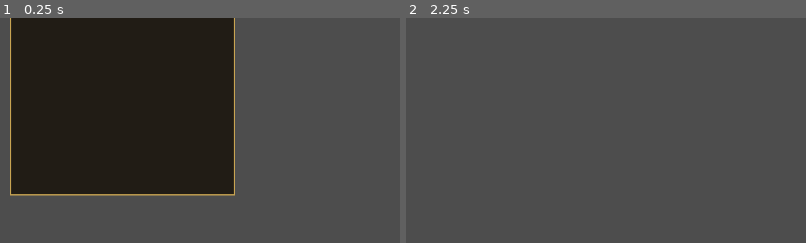
Above: before the commit, frames 1-2 (left to right).
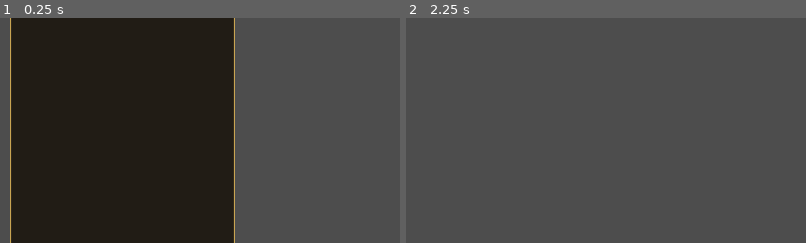
Above: after the commit, the same moments.

Repository: kevin840307/SGTest
Game: Godot game, scene res://app/main.tscn
Two runs of this game, one before a commit and one after it. Both use one fixed random seed, a clock stepped at 60 frames per second and the inputs below.
Inputs:
- Up to frame 1 (0.25 s): no input
- Up to frame 2 (2.25 s): click "地圖 15" at 0.5 s; click "地圖 13" at 1.25 s; click "登入／連線" at 2 s
The pictures show only the part of the screen within x 0-50%, y 50-100%; the shares and areas given below are measured in that part.

The runs differ from the first frame. In frame 1, 12% of the frame differs, in the area x 2-59%, y 78-100%; in frame 2, nothing differs.

Commit message:
feat(ui): add in-game character creation to login panel

Diff:
--- a/client/ui/session_panel.gd
+++ b/client/ui/session_panel.gd
@@ -20,6 +20,10 @@
 var logout_button := Button.new()
 var characters := OptionButton.new()
 var choose_button := Button.new()
+var character_name_input := LineEdit.new()
+var character_slot_input := SpinBox.new()
+var create_character_button := Button.new()
+var character_create_status := Label.new()
 var respawn_button := Button.new()
 var skill_hint := Label.new()
 var skill_id_input := SpinBox.new()
@@ -85,6 +89,15 @@
 	login_button.text = "登入"
 	logout_button.text = "登出／取消"
 	choose_button.text = "進入世界"
+	character_name_input.placeholder_text = "新角色名稱"
+	character_name_input.max_length = 24
+	character_slot_input.min_value = 0
+	character_slot_input.max_value = 7
+	character_slot_input.step = 1
+	character_slot_input.value = 0
+	create_character_button.text = "建立角色"
+	character_create_status.autowrap_mode = TextServer.AUTOWRAP_WORD_SMART
+	character_create_status.text = ""
 	inventory_button.text = "背包"
 	inventory_button.visible = false
 	inventory_button.focus_mode = Control.FOCUS_NONE
@@ -126,11 +139,13 @@
 	skill_area_button.text = "施放自身中心範圍技能"
 	skill_area_button.focus_mode = Control.FOCUS_NONE
 	skill_status.autowrap_mode = TextServer.AUTOWRAP_WORD_SMART
-	for control in [login_button,characters,choose_button,respawn_button,skill_hint,skill_id_input …(307 unchanged characters)…
+	for control in [login_button,characters,choose_button,character_name_input,character_slot_input,create_character_button,character_create_status,respawn_button,skill_hint,skill_id_input …(307 unchanged characters)…
 		column.add_child(control)
 	login_button.pressed.connect(login)
 	password_input.text_submitted.connect(func(_text): login())
 	choose_button.pressed.connect(choose)
+	create_character_button.pressed.connect(create_character)
+	character_name_input.text_submitted.connect(func(_text): create_character())
 	respawn_button.pressed.connect(request_respawn)
 	skill_area_button.pressed.connect(_cast_area_skill)
 	logout_button.pressed.connect(disconnect_session)
@@ -196,6 +211,19 @@
 	connection_changed.emit(true)
 
 
+func create_character() -> void:
+	if not active:
+		return
+	var character_name := character_name_input.text.strip_edges()
+	if character_name.is_empty():
+		character_create_status.text = "請輸入角色名稱"
+		return
+	if session.create_character(int(character_slot_input.value),character_name):
+		character_create_status.text = "建立角色中…"
+		_set_controls()
+	else:
+		character_create_status.text = "目前無法建立角色，請稍後重試"
+
 func choose() -> void:
 	if not active or _chosen or characters.selected < 0 or characters.selected >= _characters.size():
 		return
@@ -313,6 +341,8 @@
 	_show_inventory_preview(false)
 	_characters = []
 	characters.clear()
+	character_name_input.clear()
+	character_create_status.text = ""
 	password_input.clear()
 	_set_controls()
 	inventory_button.visible = false
@@ -330,9 +360,17 @@
 	port_input.editable = not active
 	login_button.disabled = active
 	logout_button.disabled = not active
-	characters.visible = active and not _characters.is_empty()
+	var state := int(_latest.get("state",-1))
+	var selecting := active and state == State.STATE_SELECTING_CHARACTER
+	var creating := active and state == State.STATE_CREATING_CHARACTER
+	characters.visible = selecting and not _characters.is_empty()
 	choose_button.visible = characters.visible
-	choose_button.disabled = _chosen or _characters.is_empty()
+	choose_button.disabled = _chosen or not selecting or _characters.is_empty()
+	for control in [character_name_input,character_slot_input,create_character_button,character_create_status]:
+		control.visible = active and state in [State.STATE_SELECTING_CHARACTER,State.STATE_CREATING_CHARACTER]
+	character_name_input.editable = selecting
+	character_slot_input.editable = selecting
+	create_character_button.disabled = not selecting
 	_set_respawn_controls()
 	_set_skill_controls()
 
@@ -622,11 +660,29 @@
 		if _latest.characters != _characters:
 			_characters = _latest.characters
 			characters.clear()
+			var created_index := -1
+			var created_id := int(_latest.get("last_created_character_id",0))
+			var used_slots := {}
 			for entry in _characters:
 				characters.add_item(str(entry.name))
+				used_slots[int(entry.slot)] = true
+				if int(entry.character_id) == created_id:
+					created_index = characters.item_count - 1
+			if created_index >= 0:
+				characters.select(created_index)
+				character_name_input.clear()
+			if used_slots.has(int(character_slot_input.value)):
+				for slot in range(8):
+					if not used_slots.has(slot):
+						character_slot_input.value = slot
+						break
 			_set_controls()
+		var create_code := int(_latest.get("character_create_status",-1))
+		if create_code >= 0:
+			character_create_status.text = _character_create_status_text(
+				create_code,str(_latest.get("last_created_name","")))
 		if not _chosen:
-			status.text = "請選擇角色" if not _characters.is_empty() else "帳號尚無角色；創角功能待開放"
+			status.text = "請選擇角色或建立新角色"
 	elif state == State.STATE_IN_WORLD:
 		characters.hide()
 		choose_button.hide()
@@ -642,5 +698,26 @@
 			world_snapshot.emit(_latest)
 
 
+
+
+func _character_create_status_text(code: int, character_name: String) -> String:
+	match code:
+		0:
+			return "角色「%s」建立成功，可直接進入世界" % character_name
+		1:
+			return "這個角色欄位已被使用，請換一個欄位"
+		2:
+			return "角色名稱已被使用"
+		3:
+			return "角色數量已達上限"
+		4:
+			return "角色名稱格式不合法"
+		5:
+			return "角色欄位不合法"
+		6:
+			return "伺服器尚未開放遊戲內創角"
+		_:
+			return ""
+
 func _exit_tree() -> void:
 	session.stop()
